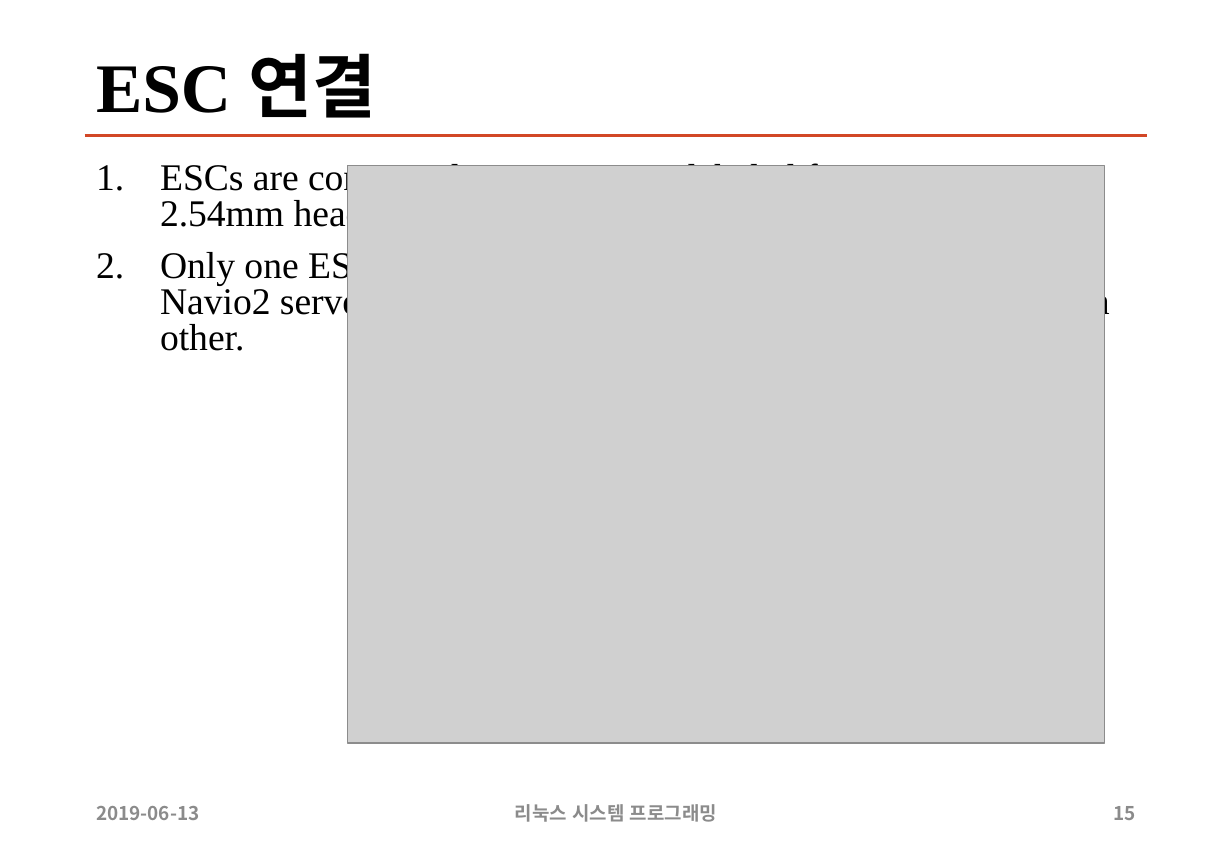
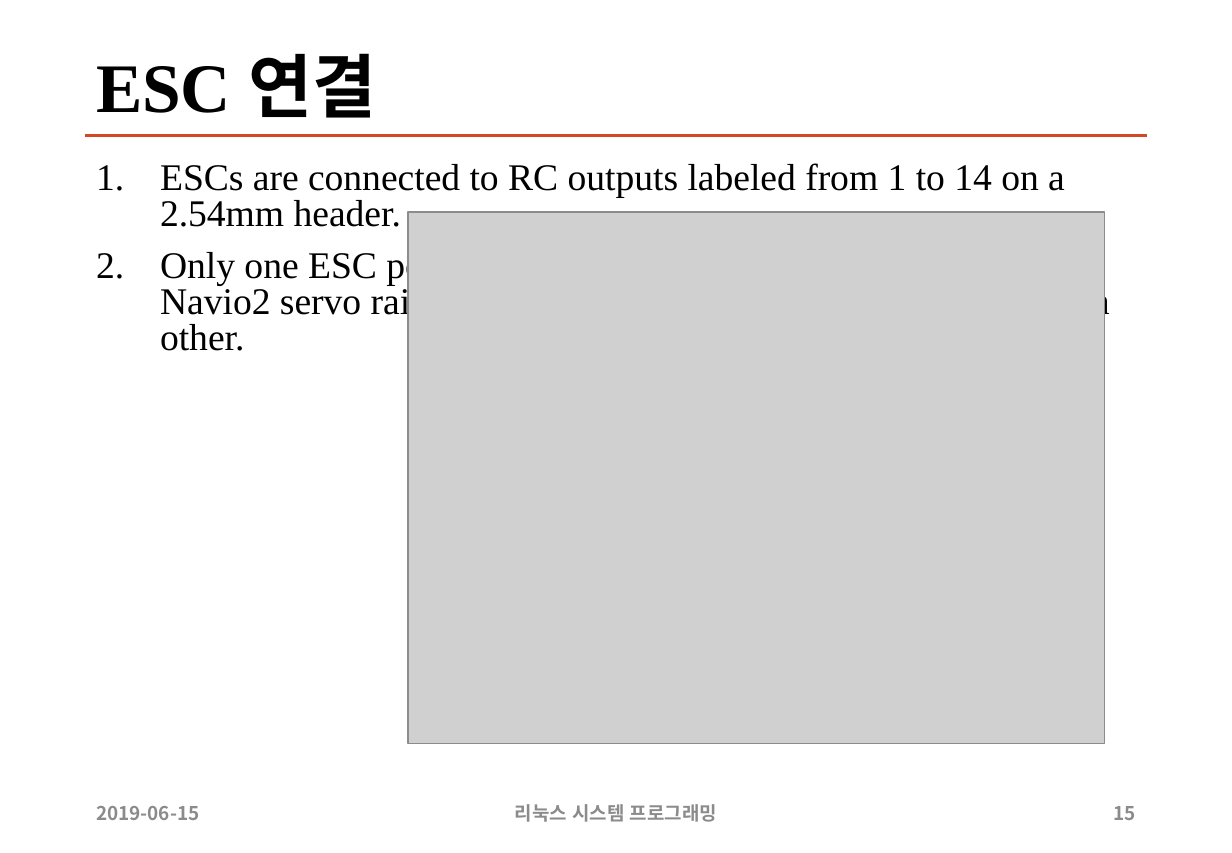
Before and after one commit to sunabove/autopilot_doc, a slide deck: slide 15 of 110 매뉴얼/190609 나비오 드론 제작 매뉴얼 V1.1.pptx. Drawn at 1232x853 pixels with LibreOffice and Linux fonts; fonts in the diff are those of the drawing; grey boxes stand for pictures. Boxes give left, top, right and bottom in pixels: in the first picture for what was removed or moved away, otherwise in the second. Text is boxed around its words. In the diff, an @@ line names an element or a change of style, - is before the commit and + after.

```diff
--- a/110 매뉴얼/190609 나비오 드론 제작 매뉴얼 V1.1.pptx
+++ b/110 매뉴얼/190609 나비오 드론 제작 매뉴얼 V1.1.pptx
@@ picture: place and size @@
-picture at [348, 166, 1106, 743]
+picture at [408, 212, 1106, 743]
@@ text at [96, 806, 199, 820]: text changed @@
-2019-06-13
+2019-06-15
```
Also in this commit, not shown: 29 other slides changed, 3 other files.
